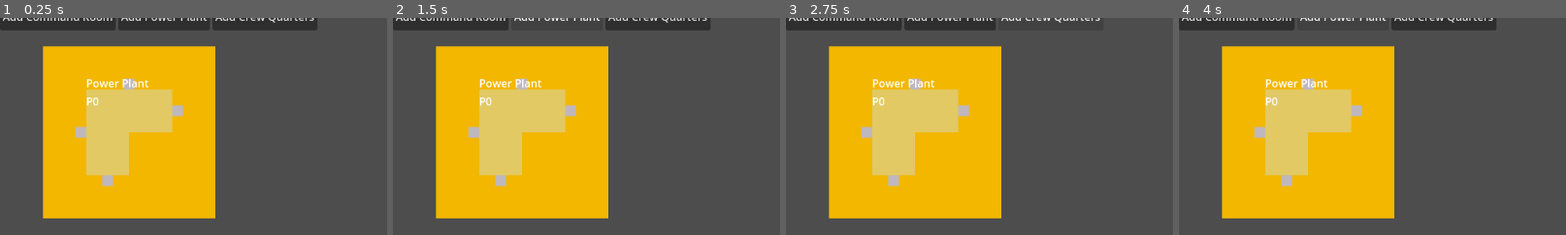
Above: before the commit, frames 1-4 (left to right).
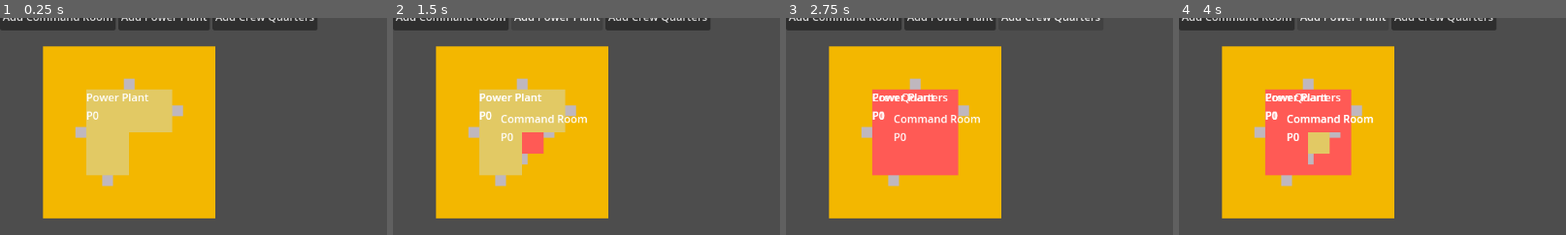
Above: after the commit, the same moments.

Repository: juhanikat/mothership
Game: Godot game, scene res://scenes/main.tscn
The game is run twice, just before and just after one commit, with the same random seed, the same clock (stepped at 60 frames per second) and the same inputs.
Inputs:
- Up to frame 1 (0.25 s): no input
- Up to frame 2 (1.5 s): click "Add Command Room" at 0.5 s; click "Add Power Plant" at 1.25 s
- Up to frame 3 (2.75 s): click "Add Crew Quarters" at 2 s
- Up to frame 4 (4 s): click "Add Command Room" at 2.75 s; click "Add Power Plant" at 3.5 s
The pictures show only the part of the screen within x 0-50%, y 3-53%; the shares and areas given below are measured in that part.

The runs differ from the first frame. In frame 1, 0.8% of the frame differs, in the area x 22-39%, y 28-47%; in frame 2, 2.1%; in frame 3, 9.4%; in frame 4, 9.4%, in the area x 22-51%, y 28-73%.

Commit message:
fixed stupid ui issue

Diff:
--- a/RoomData.gd
+++ b/RoomData.gd
@@ -16,18 +16,21 @@
 const _command_room_data: Dictionary[String, Variant] = {
 	"room_name": "Command Room",
 	"room_shape": RoomShape.SmallSquareShape,
+	"room_desc": "test",
 	"power_usage": 0
 }
 
 const _power_plant_data: Dictionary[String, Variant] = {
 	"room_name": "Power Plant",
 	"room_shape": RoomShape.LShape,
+	"room_desc": "Provides power for nearby rooms.",
 	"power_usage": 0
 }
 
 const _crew_quarters_data: Dictionary[String, Variant] = {
 	"room_name": "Crew Quarters",
 	"room_shape": RoomShape.BigSquareShape,
+	"room_desc": "abc",
 	"power_usage": 1
 }
 
--- a/scenes/main.gd
+++ b/scenes/main.gd
@@ -11,6 +11,10 @@
 @export var room_spawn_area_polygon: CollisionPolygon2D
 @export var texture_polygon: Polygon2D
 
+# All rooms are children of this node
+## NOTE: This node has to be above RoomInfoNodes in the node tree,
+## otherwise input event propagation won't work correctly!
+@export var room_nodes: Node2D
 # All room info boxes are children of this node
 @export var room_info_nodes: Control
 
@@ -79,7 +83,7 @@
 		print("Cannot spawn new room while existing one is inside spawn area!")
 		return
 
-	add_child(new_room)
+	room_nodes.add_child(new_room)
 	for connector in new_room.get_own_connectors():
 		all_connectors.append(connector)
 
--- a/scenes/main.tscn
+++ b/scenes/main.tscn
@@ -3,7 +3,7 @@
 [ext_resource type="Script" uid="uid://6umoox1qwm3k" path="res://scenes/main.gd" id="1_0wfyh"]
 [ext_resource type="PackedScene" uid="uid://d1spf4ifa2e2j" path="res://scenes/hud.tscn" id="2_0wfyh"]
 
-[node name="Main" type="Node2D" node_paths=PackedStringArray("nav_actor", "nav_agent", "path_line", "room_spawn_area", "room_spawn_area_polygon", "texture_polygon", "room_info_nodes")]
+[node name="Main" type="Node2D" node_paths=PackedStringArray("nav_actor", "nav_agent", "path_line", "room_spawn_area", "room_spawn_area_polygon", "texture_polygon", "room_nodes", "room_info_nodes")]
 script = ExtResource("1_0wfyh")
 nav_actor = NodePath("NavActor")
 nav_agent = NodePath("NavActor/NavigationAgent")
@@ -11,18 +11,15 @@
 room_spawn_area = NodePath("RoomSpawnArea")
 room_spawn_area_polygon = NodePath("RoomSpawnArea/CollisionPolygon2D")
 texture_polygon = NodePath("RoomSpawnArea/TexturePolygon")
+room_nodes = NodePath("RoomNodes")
 room_info_nodes = NodePath("RoomInfoNodes")
 
 [node name="HUD" parent="." instance=ExtResource("2_0wfyh")]
 
-[node name="RoomInfoNodes" type="Control" parent="."]
-layout_mode = 3
-anchors_preset = 0
-offset_right = 40.0
-offset_bottom = 40.0
-
 [node name="Camera2D" type="Camera2D" parent="."]
 anchor_mode = 0
+
+[node name="RoomNodes" type="Node2D" parent="."]
 
 [node name="RoomSpawnArea" type="Area2D" parent="."]
 position = Vector2(192, 192)
@@ -31,6 +28,7 @@
 polygon = PackedVector2Array(-128, -128, -128, 128, 128, 128, 128, -128)
 
 [node name="TexturePolygon" type="Polygon2D" parent="RoomSpawnArea"]
+z_index = -1
 color = Color(0.952941, 0.717647, 0, 1)
 
 [node name="NavActor" type="Node2D" parent="."]
@@ -41,5 +39,11 @@
 z_index = 1
 default_color = Color(0.286147, 0.60386, 1, 1)
 
+[node name="RoomInfoNodes" type="Control" parent="."]
+layout_mode = 3
+anchors_preset = 0
+offset_right = 40.0
+offset_bottom = 40.0
+
 [connection signal="area_entered" from="RoomSpawnArea" to="." method="_on_room_spawn_area_area_entered"]
 [connection signal="area_exited" from="RoomSpawnArea" to="." method="_on_room_spawn_area_area_exited"]
--- a/scenes/room.gd
+++ b/scenes/room.gd
@@ -13,8 +13,7 @@
 @export var all_room_shapes: Area2D # all possible room types are children of this node
 @onready var room_shapes: Dictionary[RoomData.RoomShape, PackedVector2Array]
 
-var clickable_area: Area2D # the clickable area around the room
-var room_info: Control # The room's info box, this is a child of the main node
+var room_info: RoomInfo # The room's info box, this is a child of the main node
 
 const RoomShape = RoomData.RoomShape
 
@@ -24,7 +23,6 @@
 var is_picked: bool = false
 var locked: bool = false # true once room has been placed and can no longer be moved
 
-var overlapping_clickable_areas: Array[Area2D] = []
 var overlapping_room_areas: Array[Area2D] = []
 
 var target_rotation: float = 0
@@ -40,8 +38,6 @@
 
 	# creates connectors for the room, depending on it's shape
 	create_connectors()
-	# creates the clickable area for the room, depending on its shape
-	create_clickable_area()
 
 
 func _ready() -> void:
@@ -66,7 +62,7 @@
 	create_navigation_region()
 
 
-func _unhandled_input(event: InputEvent) -> void:
+func _input(event: InputEvent) -> void:
 	await get_tree().physics_frame # to make sure area overlap is detected
 	await get_tree().physics_frame
 	await get_tree().physics_frame
@@ -80,12 +76,16 @@
 	if event is InputEventMouseButton and hovering and event.is_pressed():
 		if is_picked:
 			check_connector_snap()
-			if len(overlapping_clickable_areas) > 0:
+			if len(overlapping_room_areas) > 0:
+				print("Cannot place room on top of another room.")
 				return
 			else:
 				is_picked = false
-		elif len(overlapping_clickable_areas) == 0:
+		elif len(overlapping_room_areas) == 0:
 			is_picked = true
+			var global_mouse_pos = get_global_mouse_position()
+			global_position = global_mouse_pos
+			room_info.global_position = global_position + RoomData.room_info_pos[_shape]
 		return
 
 	if event is InputEventMouseMotion:
@@ -99,32 +99,19 @@
 
 
 func _process(_delta: float) -> void:
+	if hovering:
+		## NOTE: room_infos description label is toggled here since room_info itself
+		## cannot be easily set to read input without consuming it :(
+		room_info.description_popup_label.show()
+	else:
+		room_info.description_popup_label.hide()
+
 	rotation_degrees = lerpf(rotation_degrees, target_rotation, 0.15)
 
 	#room_info.rotation_degrees =
 	#snap rotation to target value once close enough, might prevent some bugs with rounding
 	if abs(rotation_degrees - target_rotation) < 0.05:
 		rotation_degrees = target_rotation
-
-
-func create_clickable_area() -> void:
-	var area = Area2D.new()
-	var collision = CollisionShape2D.new()
-	var shape = RectangleShape2D.new()
-
-	shape.size = RoomData.room_shape_dimensions[_shape] * 2
-
-	collision.shape = shape
-	area.add_child(collision)
-	area.area_entered.connect(_on_clickable_area_area_entered)
-	area.area_exited.connect(_on_clickable_area_area_exited)
-	area.mouse_entered.connect(_on_clickable_area_mouse_entered)
-	area.mouse_exited.connect(_on_clickable_area_mouse_exited)
-	area.add_to_group("RoomClickableArea")
-	area.name = "ClickableArea"
-
-	clickable_area = area
-	add_child(area)
 
 
 func create_connectors() -> void:
@@ -194,39 +181,18 @@
 	room_info.global_position += to
 	await get_tree().physics_frame
 	await get_tree().physics_frame
-	#await get_tree().physics_frame
+	await get_tree().physics_frame
 
 	for area in overlapping_room_areas:
 		if area.is_in_group("RoomArea"):
-			print("Tried to snap connectors, but rooms are oriented incorrectly.")
+			print("Tried to snap connectors, but rooms are overlapping.")
 			return false
 
 	print("Connectors ({0}) and ({1}) snapped together.".format([str(emitters_connector), str(other_connector)]))
 	## NOTE: Also lock the other room, and remove the other connectors navigationregion!
 	other_room.locked = true
 	other_connector.delete_navigation_region()
-	#clickable_area.hide()
-	#other_room.clickable_area.hide()
 	return true
-
-
-func _on_clickable_area_area_entered(area: Area2D) -> void:
-	## When any ClickableArea is inside this room's ClickableArea, you cannot place the room
-	if area.is_in_group("RoomClickableArea"):
-		overlapping_clickable_areas.append(area)
-
-
-func _on_clickable_area_area_exited(area: Area2D) -> void:
-	if area.is_in_group("RoomClickableArea"):
-		overlapping_clickable_areas.erase(area)
-
-
-func _on_clickable_area_mouse_entered() -> void:
-	hovering = true
-
-
-func _on_clickable_area_mouse_exited() -> void:
-	hovering = false
 
 
 func _on_room_area_area_entered(area: Area2D) -> void:
@@ -237,3 +203,11 @@
 func _on_room_area_area_exited(area: Area2D) -> void:
 	if area.is_in_group("RoomArea"):
 		overlapping_room_areas.erase(area)
+
+
+func _on_room_area_mouse_entered() -> void:
+	hovering = true
+
+
+func _on_room_area_mouse_exited() -> void:
+	hovering = false
--- a/scenes/room.tscn
+++ b/scenes/room.tscn
@@ -40,3 +40,5 @@
 
 [connection signal="area_entered" from="RoomArea" to="." method="_on_room_area_area_entered"]
 [connection signal="area_exited" from="RoomArea" to="." method="_on_room_area_area_exited"]
+[connection signal="mouse_entered" from="RoomArea" to="." method="_on_room_area_mouse_entered"]
+[connection signal="mouse_exited" from="RoomArea" to="." method="_on_room_area_mouse_exited"]
--- a/scenes/room_info.gd
+++ b/scenes/room_info.gd
@@ -4,14 +4,18 @@
 
 @export var room_name_label: RichTextLabel
 @export var power_usage_label: RichTextLabel
+@export var description_popup_label: RichTextLabel
 
 
 
-func init_room_info(_data) -> void:
+func init_room_info(_data: Dictionary[String, Variant]) -> void:
 	#  fills information from _data (positioning is done in main.gd)
 	room_name_label.text = _data["room_name"]
 	power_usage_label.text = "P" + str(_data["power_usage"])
+	description_popup_label.text = _data.get("room_desc", "No description.")
 
 
-func _ready() -> void:
-	pass
+func _process(_delta: float) -> void:
+	if description_popup_label.visible:
+		## NOTE: Showing/hiding description is done in room.gd.
+		description_popup_label.global_position = get_global_mouse_position()
--- a/scenes/room_info.tscn
+++ b/scenes/room_info.tscn
@@ -2,20 +2,20 @@
 
 [ext_resource type="Script" uid="uid://ckk2sqm7720y" path="res://scenes/room_info.gd" id="1_xv4oe"]
 
-[node name="RoomInfo" type="VBoxContainer" node_paths=PackedStringArray("room_name_label", "power_usage_label")]
+[node name="RoomInfo" type="VBoxContainer" node_paths=PackedStringArray("room_name_label", "power_usage_label", "description_popup_label")]
 z_index = 1
 custom_minimum_size = Vector2(128, 0)
 anchors_preset = -1
 anchor_right = 0.111111
 anchor_bottom = 0.197531
 grow_horizontal = 2
-grow_vertical = 2
 size_flags_horizontal = 3
 size_flags_vertical = 3
 mouse_filter = 2
 script = ExtResource("1_xv4oe")
 room_name_label = NodePath("RoomName")
 power_usage_label = NodePath("PowerUsage")
+description_popup_label = NodePath("DescriptionPopupLabel")
 metadata/_edit_use_anchors_ = true
 
 [node name="RoomName" type="RichTextLabel" parent="."]
@@ -29,3 +29,22 @@
 mouse_filter = 2
 text = "power usage"
 fit_content = true
+
+[node name="DescriptionPopupLabel" type="RichTextLabel" parent="."]
+visible = false
+layout_mode = 2
+mouse_filter = 2
+text = "test popup
+fsfsffe
+fefefefFEWFEWF
+DEFDAFDSFWAVFABT34FR
+
+
+
+EFEWFE"
+fit_content = true
+
+[connection signal="focus_entered" from="." to="." method="_on_focus_entered"]
+[connection signal="focus_exited" from="." to="." method="_on_focus_exited"]
+[connection signal="mouse_entered" from="." to="." method="_on_mouse_entered"]
+[connection signal="mouse_exited" from="." to="." method="_on_mouse_exited"]
Not shown, changed: design.txt
